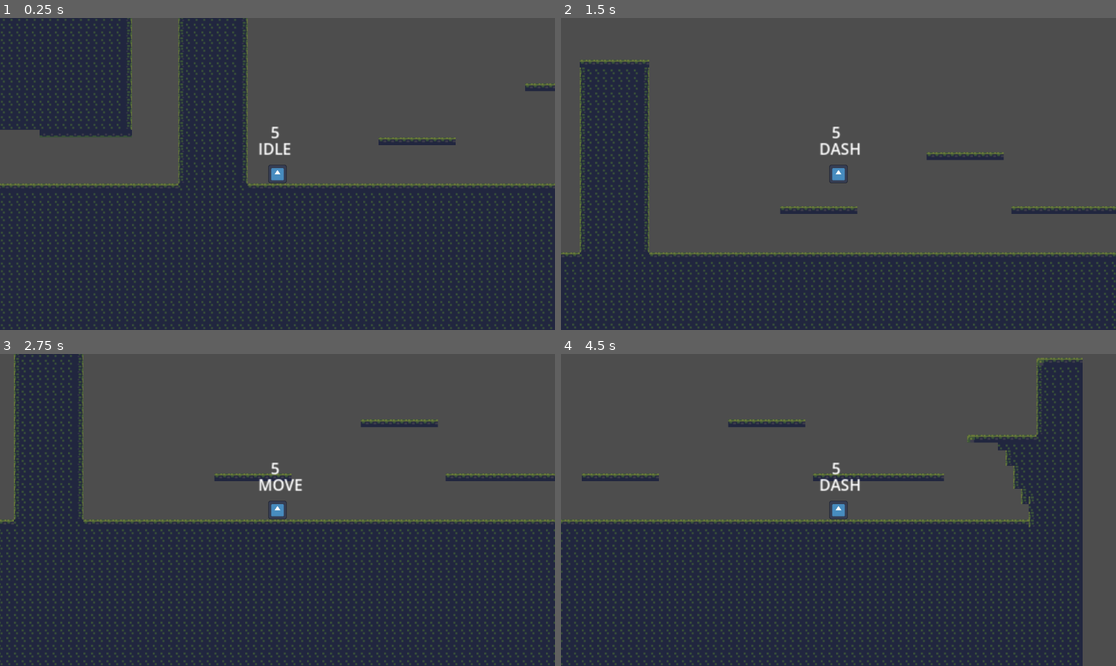
Above: before the commit, frames 1-4 (two rows, left to right).
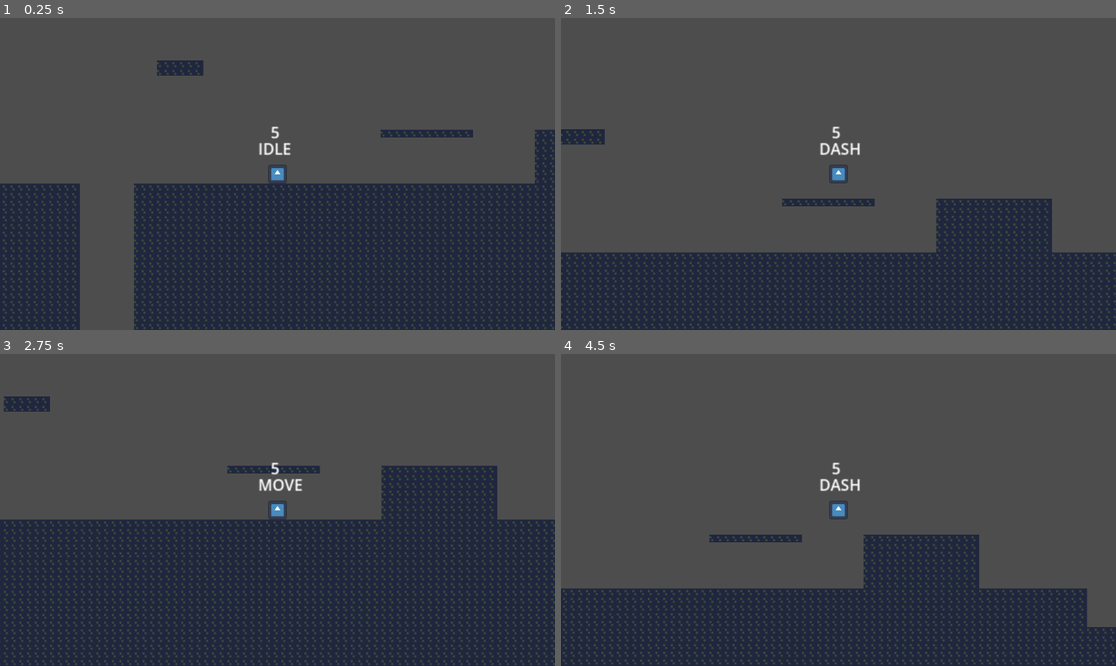
Above: after the commit, the same moments.

Repository: z14r4/2DStateMachine
Game: Godot game, scene res://scenes/environment/world.tscn
Two runs of this game, one before a commit and one after it. Both use one fixed random seed, a clock stepped at 60 frames per second and the inputs below. The engine's default icon, where the game draws it, is replaced by a stand-in: a white triangle on a blue panel in a dark square.
Inputs:
- Up to frame 1 (0.25 s): no input
- Up to frame 2 (1.5 s): tap Enter at 0.5 s; hold D (MoveRight) from 0.53 s (still down); tap C (Attack) at 0.6 s; tap Space (Jump) at 0.77 s; tap Z (Dash) at 1.35 s
- Up to frame 3 (2.75 s): tap Space (Jump) at 1.52 s; release D (MoveRight) at 2.03 s; hold A (MoveLeft) from 2.03 s (still down); tap C (Attack) at 2.1 s
- Up to frame 4 (4.5 s): release A (MoveLeft) at 2.78 s; hold D (MoveRight) 2.78-4.28 s; tap Z (Dash) at 2.85, 4.35 s; tap Space (Jump) at 3.02, 3.77 s; tap C (Attack) at 3.6 s; hold A (MoveLeft) from 4.28 s (still down)

The runs differ from the first frame. In frame 1, 28% of the frame differs, in the area x 0-100%, y 0-100%; in frame 2, 16%; in frame 3, 20%; in frame 4, 27%.

Commit message:
file locations

Diff:
--- a/scenes/environment/world.tscn
+++ b/scenes/environment/world.tscn
@@ -26,4 +26,4 @@
 position = Vector2(715, 32)
 
 [node name="Player" parent="." instance=ExtResource("2_lt2qu")]
-position = Vector2(458, 10)
+position = Vector2(752, -492)
